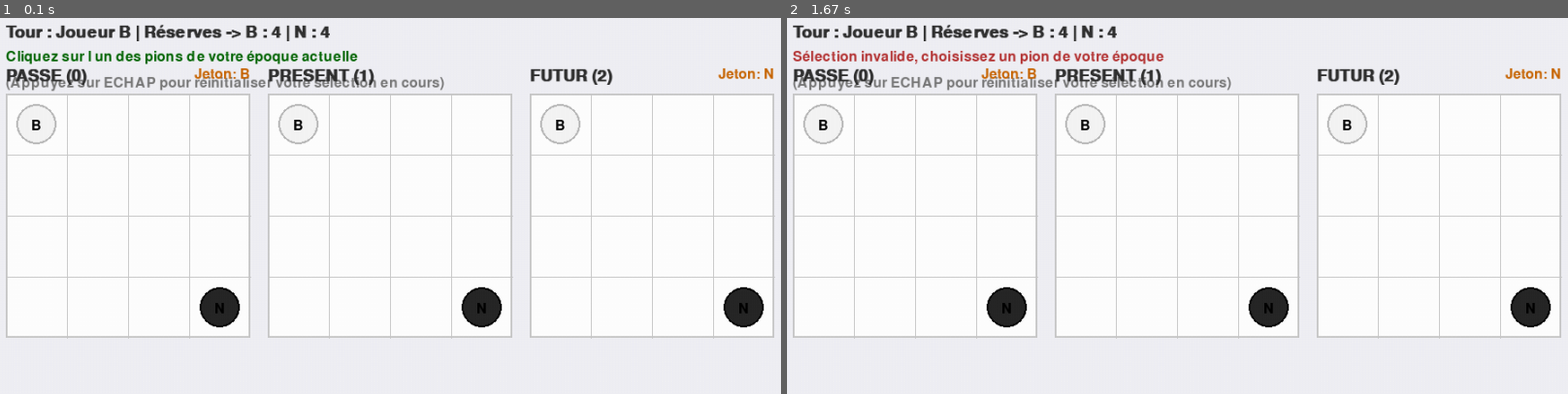
Above: before the commit, frames 1-2 (left to right).
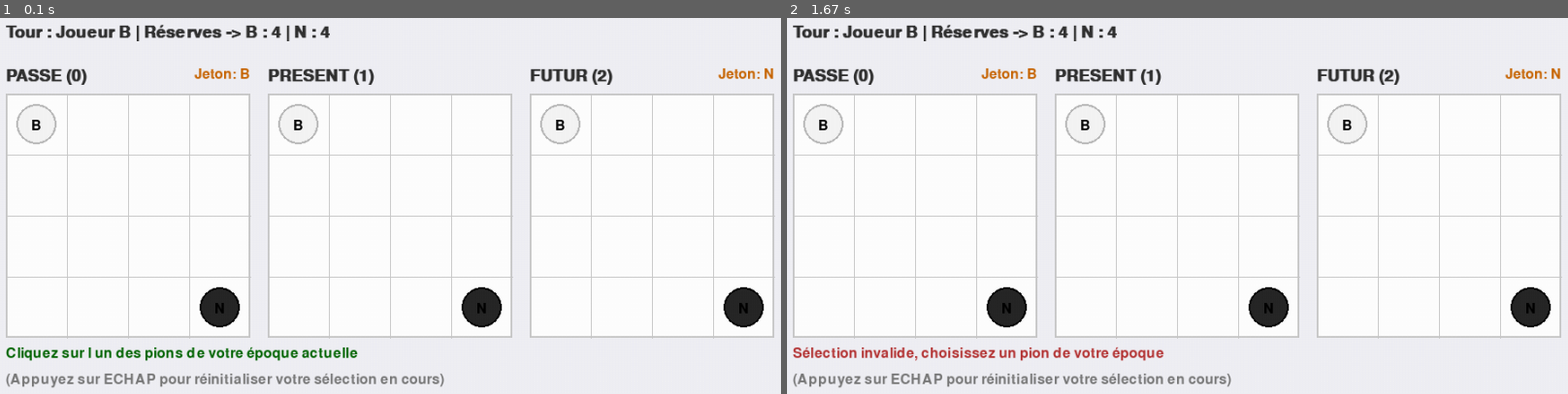
Above: after the commit, the same moments.

Repository: StankTLPM/demain_tu_mas_tue_ia
Game: pygame game, started from src/gui_pygame.py
The game is run twice, just before and just after one commit, with the same random seed, the same clock (stepped at 60 frames per second) and the same inputs.
Inputs (mouse positions are in pixels of both pictures, inside the frame that each line leads up to):
- Up to frame 1 (0.1 s): no input
- Up to frame 2 (1.67 s): click (1185, 224) at 0.38 s

The runs differ from the first frame. In frame 1, 3.1% of the frame differs, in the area x 0-57%, y 8-99%; in frame 2, 3.3%.

Commit message:
Modification du fichier gui_pygame pour corriger les écritures qui se superposaient

Diff:
--- a/src/gui_pygame.py
+++ b/src/gui_pygame.py
@@ -250,10 +250,10 @@
         SCREEN.blit(info_surf, (50, 20))
 
         msg_surf = FONT.render(message, True, (180, 50, 50) if "illégal" in message or "invalide" in message else (0, 100, 0))
-        SCREEN.blit(msg_surf, (50, 50))
+        SCREEN.blit(msg_surf, (50, 390))
 
         hint_surf = FONT.render("(Appuyez sur ECHAP pour réinitialiser votre sélection en cours)", True, (120, 120, 120))
-        SCREEN.blit(hint_surf, (50, 80))
+        SCREEN.blit(hint_surf, (50, 420))
 
         winner = game.check_win_condition()
         if winner:
